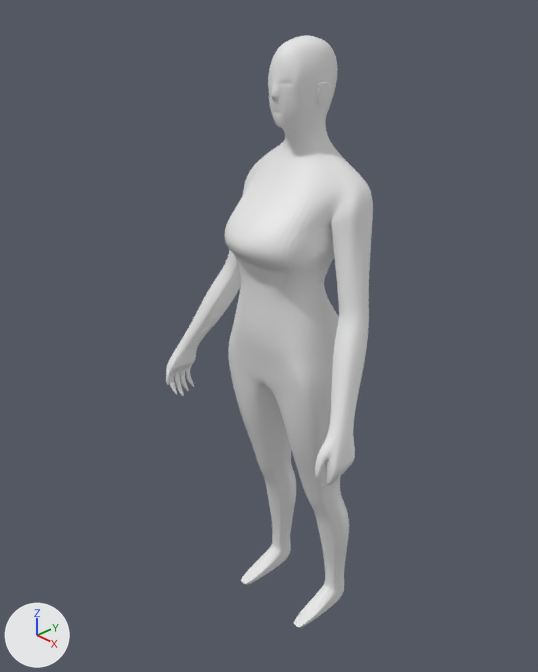
The Blender file 4 semestre/modelagem 3d/Humano/Humano.blend as it was, and as the next commit left it.
Before and after are seen from a 50 mm camera at (1.212, -1.179, 0.783) aimed at (-0.068, 0.031, -0.118). Every picture has the same lights, and +X, +Y and +Z are marked at lower left.

Script lines for the objects in view, before the commit:
```python
me_cube_001 = bpy.data.meshes.new('Cube.001')
me_cube_001.from_pydata(...)  # 928 vertices, 890 faces; spans x -1.2..1.02, y -2.12..0.0, z -6.54..4.09
ob_cube = bpy.data.objects.new('Cube', me_cube_001)
ob_cube.location = (0.0, 0.0, 0.0)
ob_cube.rotation_euler = (0.0, 0.0, -1.571)  # degrees (0, 0, -90)
ob_cube.scale = (0.153, 0.153, 0.153)
_m = ob_cube.modifiers.new('Mirror', 'MIRROR')
_m.use_axis = (False, True, False)
_m = ob_cube.modifiers.new('Subdivision', 'SUBSURF')
_m.levels = 3
```
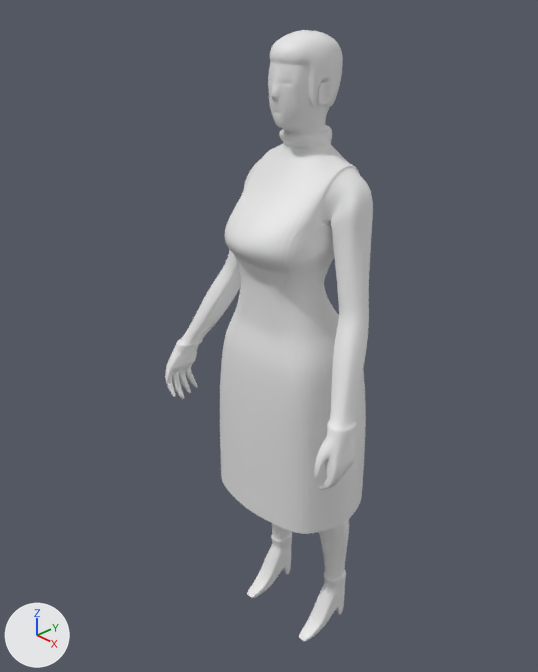
Commit message: humano cabelo

Changed parts and their boxes (x1, y1, x2, y2) in the pictures (538 x 672 px; the box of a moved part takes in the faces that stretch with it):
```json
{"object": "Cube", "change": "reshaped", "before": [166, 35, 373, 628], "after": [165, 30, 373, 641]}
{"part": 1, "of": "me_cube_001", "change": "moved or reshaped", "before": [166, 304, 357, 487], "after": [165, 303, 366, 534]}
{"part": 2, "of": "me_cube_001", "change": "built on", "before": [270, 35, 361, 234], "after": [241, 30, 362, 234]}
{"part": 3, "of": "me_cube_001", "change": "moved or reshaped", "before": [241, 525, 345, 628], "after": [247, 527, 346, 641]}
```

Edits to the scene script, one JSON object a line:
```json
{"block": "me_cube_001", "where": "# used by ob_cube; location = (0.0, 0.0, 0.0); rotation_euler = (0.0, 0.0, -1.571), in degrees (0, 0, -90); scale = (0.153, 0.153, 0.153)"}
{"op": "remove", "block": "me_cube_001", "code": "me_cube_001.from_pydata(...)  # 928 vertices, 890 faces; spans x -1.2..1.02, y -2.12..0.0, z -6.54..4.09"}
{"op": "add", "block": "me_cube_001", "code": "me_cube_001.from_pydata(...)  # 1198 vertices, 1142 faces; spans x -1.39..1.03, y -2.12..0.0, z -7.04..4.15"}
{"block": "me_cube_001", "change": "me_cube_001 part 1: 117 vertices moved from x -0.89..1.02, y -2.09..0.0, z -2.23..-0.28 to x -0.89..1.03, y -2.09..0.0, z -2.27..-0.23; 1 vertex removed from x 1.01, y -1.9, z -1.9; 109 vertices added at x -1.39..1.02, y -2.05..0.0, z -3.82..-0.44"}
{"block": "me_cube_001", "change": "me_cube_001 part 2: 61 vertices moved from x -1.09..-0.05, y -0.82..0.0, z 1.5..4.08 to x -1.07..0.07, y -0.83..0.0, z 1.5..3.92; 27 vertices removed from x -1.06..0.09, y -0.47..0.0, z 3.22..4.09; 147 vertices added at x -1.11..0.08, y -0.81..0.0, z 1.49..4.15"}
{"block": "me_cube_001", "change": "me_cube_001 part 3: 89 vertices moved from x -1.13..0.25, y -0.94..-0.61, z -6.54..-5.95 to x -1.15..0.09, y -0.97..-0.55, z -7.04..-5.84; 42 vertices added at x -1.03..0.08, y -0.95..-0.6, z -7.04..-6.33"}
```
